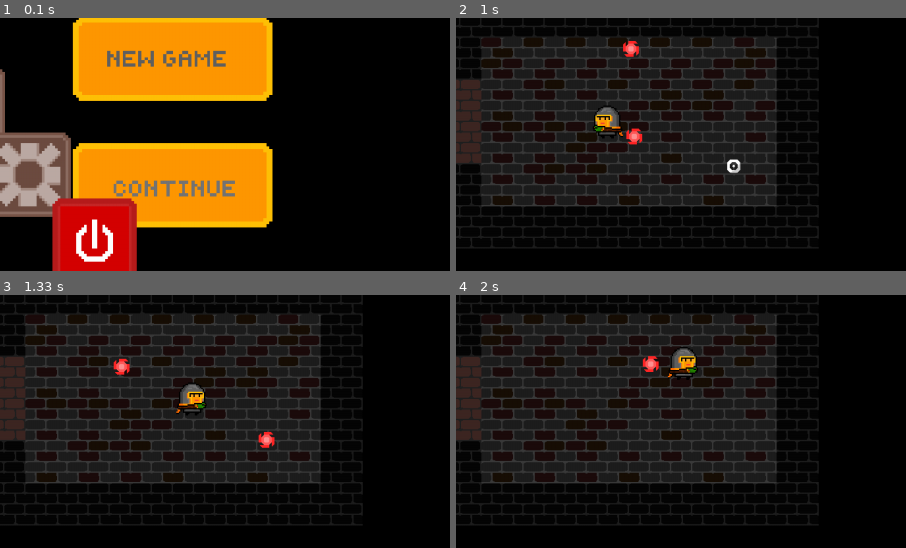
Above: before the commit, frames 1-4 (two rows, left to right).
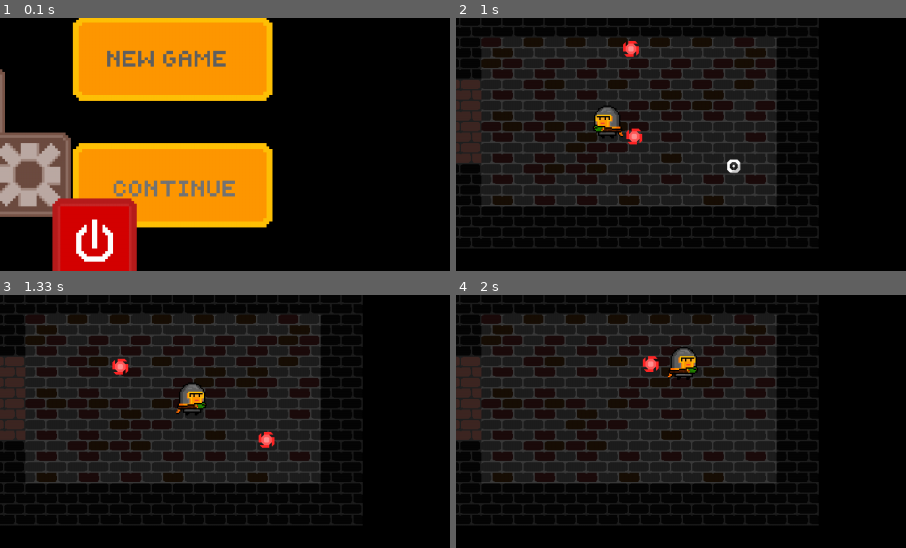
Above: after the commit, the same moments.

Repository: VladislavTuzov/PyGame
Game: pygame game, started from main.py
Same seed, same stepped clock (60 frames per second), same inputs: the game is played once before the commit and once after it.
Inputs (mouse positions are % of the whole screen's width and height, from its top left):
- Up to frame 1 (0.1 s): no input
- Up to frame 2 (1 s): press the mouse at (50, 37) at 0.37 s; move the mouse to (34, 55) at 0.47 s; release the mouse at (19, 73) at 0.6 s; press the mouse at (50, 37) at 0.7 s; move the mouse to (56, 48) at 0.8 s; release the mouse at (62, 59) at 0.93 s
- Up to frame 3 (1.33 s): hold Right from 1 s (still down); click (24, 13) at 1.08 s
- Up to frame 4 (2 s): release Right at 1.47 s; hold Up 1.5-1.8 s; click (52, 16) at 1.58 s; hold Right from 1.83 s (still down); click (26, 30) at 1.92 s
The pictures show only the part of the screen within x 31-81%, y 29-79%; the shares and areas given below are measured in that part.

Frames 1-2 are identical in both runs. In frame 3, 0.1% of the frame differs, in the area x 24-29%, y 24-32%; in frame 4, nothing differs.

Commit message:
little refact

Diff:
--- a/classes/heroes.py
+++ b/classes/heroes.py
@@ -44,7 +44,6 @@
         y = self.rect.centery + self.direction[1] * self.speed
 
         prev_center = self.rect.center
-        # self.rect.center = (x, y)
         self.rect.centerx = x
         if walls.colliderect(self.rect):
             self.rect.center = prev_center
@@ -56,9 +55,10 @@
 
         self.weapon.rect.center = (self.rect.centerx, self.rect.centery + 10)
 
-    def shoot(self, pos):
+    def shoot(self, pos, bullets):
         bullet = self.weapon.shoot(pos)
-        return bullet
+        if bullet:
+            bullets.add(bullet)
 
     @property
     def weapon(self):
--- a/gameplay.py
+++ b/gameplay.py
@@ -45,40 +45,41 @@
             elif event.type == pygame.MOUSEBUTTONDOWN:
                 mouse_pressed = True
                 pos = event.pos
-                bullet = hero.shoot(pos)
-                if bullet:
-                    bullets.add(bullet)
+                bullet = hero.shoot(pos, bullets)
 
             elif event.type == pygame.MOUSEBUTTONUP:
                 mouse_pressed = False
 
-        hero.move(room.walls)
         if mouse_pressed:
             pos = pygame.mouse.get_pos()
-            bullet = hero.shoot(pos)
-            if bullet:
-                bullets.add(bullet)
+            hero.shoot(pos, bullets)
 
         screen.fill('black')
 
         screen.blit(room.image, room.rect)
+
+        hero.move(room.walls)
         screen.blit(hero.image, hero.rect)
         screen.blit(hero.weapon.image, hero.weapon.rect)
+
+        bullets.update(room.walls, enemies)
+        bullets.draw(screen)
 
         enemies.update()
         enemies.draw(screen)
 
-        bullets.update(room.walls, enemies)
-        bullets.draw(screen)
-
-        cursor.update_pos(pygame.mouse.get_pos())
-        screen.blit(cursor.image, cursor.rect)
+        blit_cursor(screen, cursor)
 
         pygame.display.flip()
         clock.tick(FPS)
 
         if room.is_hero_outside_room(hero):
             room = level.current_room
+
+
+def blit_cursor(screen, cursor):
+    cursor.update_pos(pygame.mouse.get_pos())
+    screen.blit(cursor.image, cursor.rect)
 
 
 def handle_movement(event):
